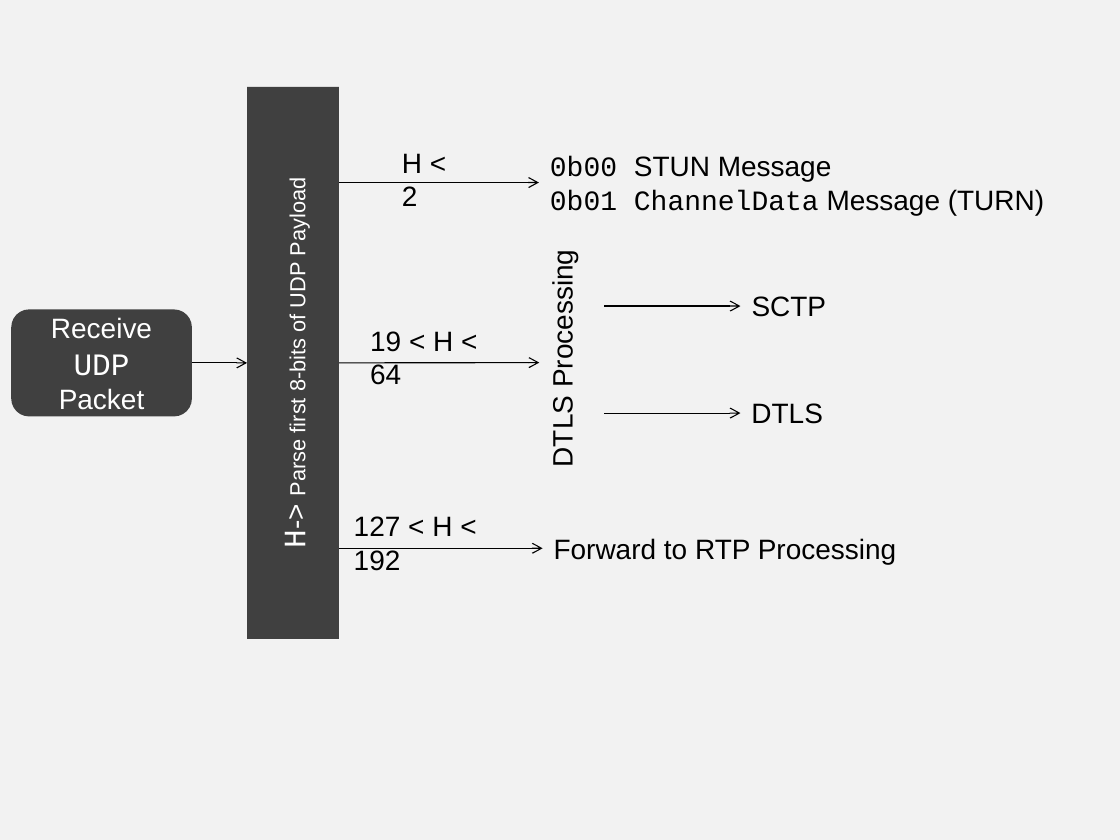
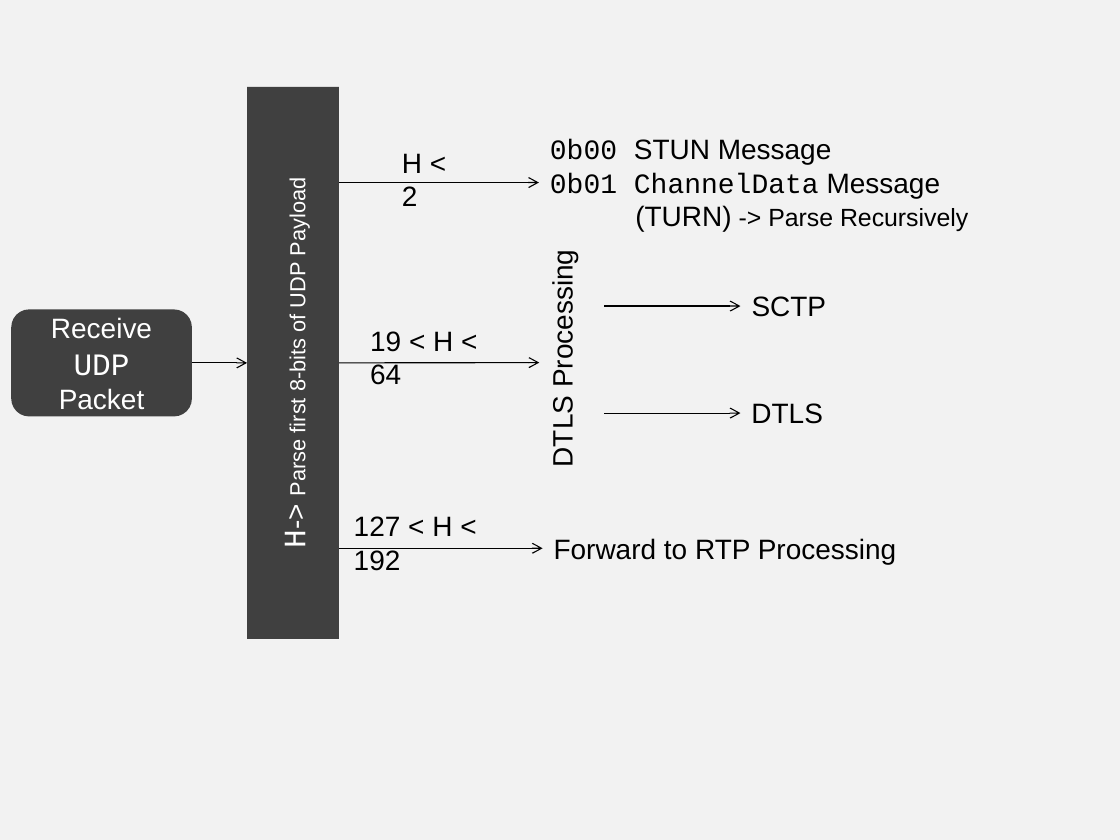
Before and after one commit to vr000m/PhD-thesis, a slide deck: slide 10 of graphs/source/chap5-src.pptx. Drawn at 1120x840 pixels with LibreOffice and Linux fonts; fonts in the diff are those of the drawing. Boxes give left, top, right and bottom in pixels: in the first picture for what was removed or moved away, otherwise in the second. Text is boxed around its words. In the diff, an @@ line names an element or a change of style, - is before the commit and + after.

```diff
--- a/graphs/source/chap5-src.pptx
+++ b/graphs/source/chap5-src.pptx
@@ text "0b00 STUN Message": place and size @@
-text "0b00 STUN Message" at bbox=[550, 156, 1044, 215]
+text "0b00 STUN Message" at bbox=[550, 139, 968, 231]
@@ text at bbox=[550, 173, 968, 231]: text changed; font Courier New to Arial @@
-0b01 ChannelData Message (TURN)
+0b01 ChannelData Message
+(TURN) -> Parse Recursively
```
Also in this commit, not shown: 1 other slide changed, 1 slide added.
